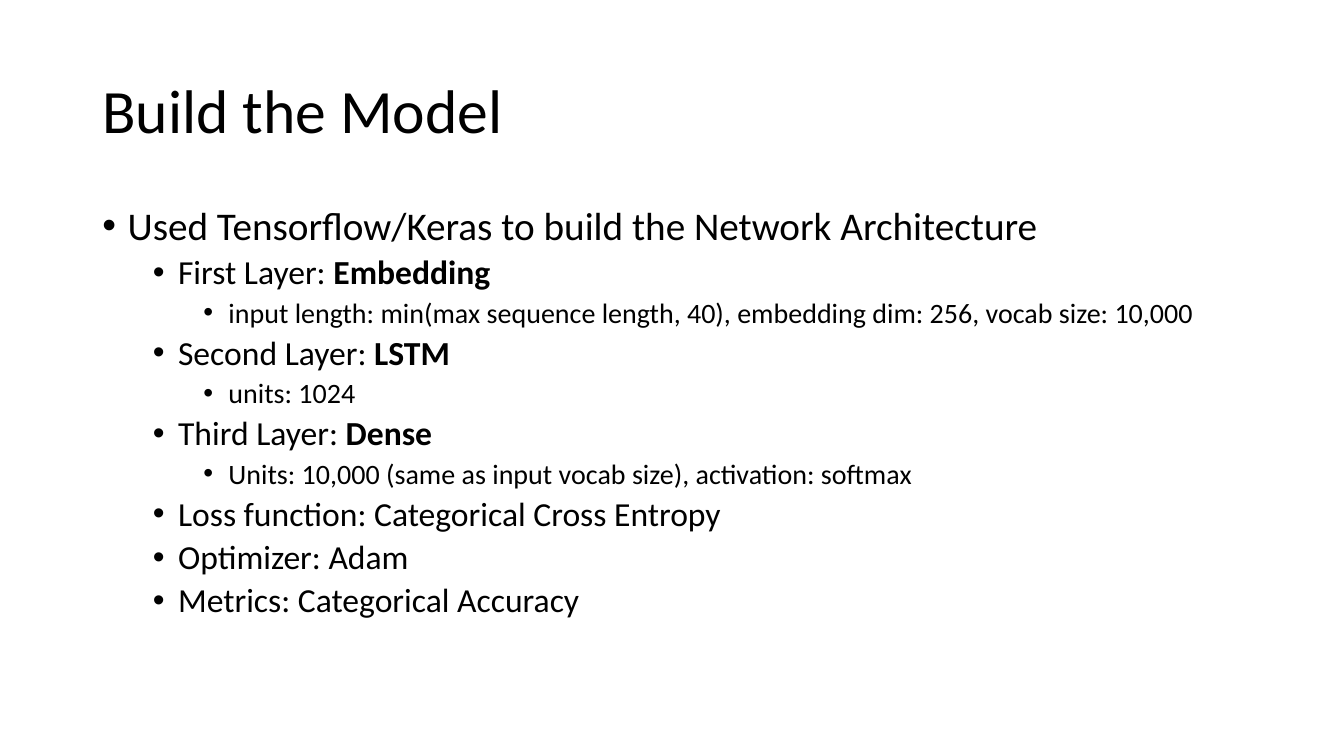
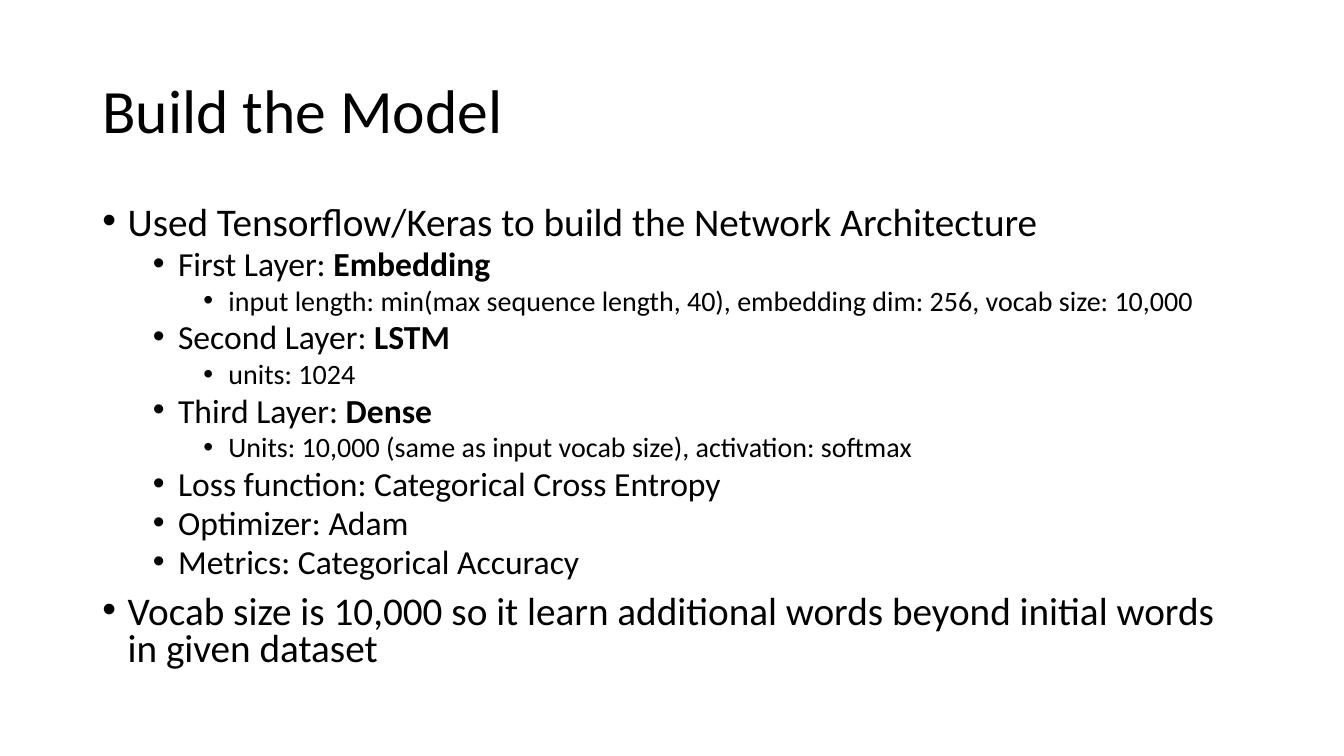
Before and after one commit to rwickman/Word-Suggestion, a slide deck: slide 6 of slides/Word Suggestion Slides.pptx. Drawn at 1344x756 pixels with LibreOffice and Linux fonts; fonts in the diff are those of the drawing. Boxes give left, top, right and bottom in pixels: in the first picture for what was removed or moved away, otherwise in the second. Text is boxed around its words. In the diff, an @@ line names an element or a change of style, - is before the commit and + after.

```diff
--- a/slides/Word Suggestion Slides.pptx
+++ b/slides/Word Suggestion Slides.pptx
@@ text at [128, 208, 1193, 580]: line spacing 0.9 to 0.8 @@
@@ text at [128, 597, 1214, 669]: paragraph added @@
+• Vocab size is 10,000 so it learn additional words beyond initial words in given dataset
```
Also in this commit, not shown: 11 other slides changed, 1 other file.
